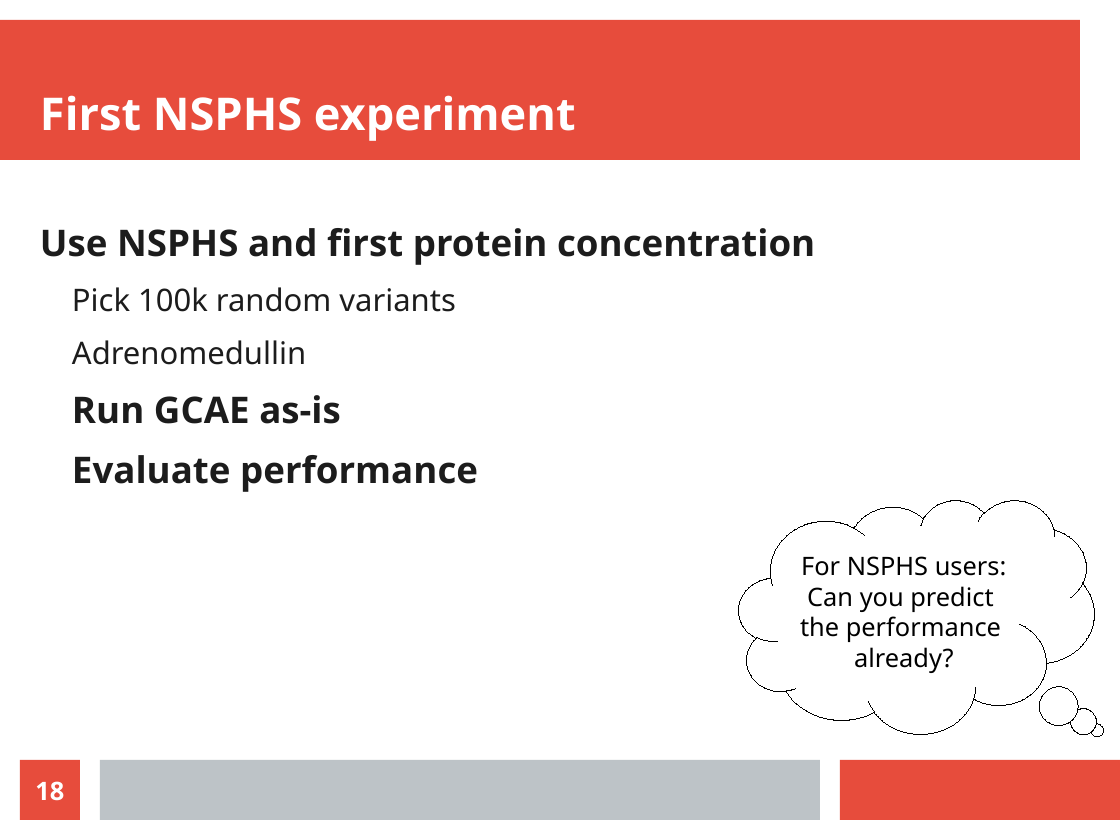
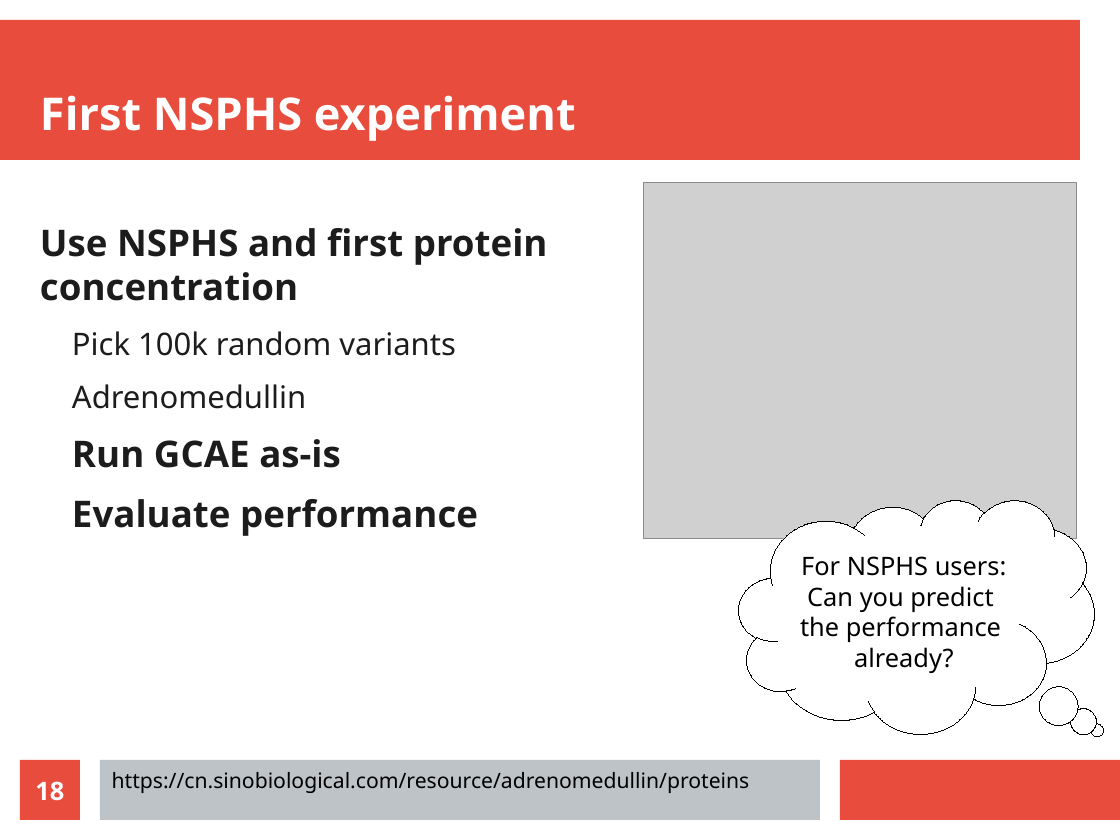
Before and after one commit to richelbilderbeek/science_presentation_20220305, a slide deck: slide 18 of science_presentation_20220305.odp. Drawn at 1120x840 pixels with LibreOffice and Linux fonts; fonts in the diff are those of the drawing; grey boxes stand for pictures. Boxes give left, top, right and bottom in pixels: in the first picture for what was removed or moved away, otherwise in the second. Text is boxed around its words. In the diff, an @@ line names an element or a change of style, - is before the commit and + after.

```diff
--- a/science_presentation_20220305.odp
+++ b/science_presentation_20220305.odp
@@ picture added at (643, 183, 1077, 539) @@
@@ text "Use NSPHS and first protein ..." rewrapped from (40, 228, 815, 492) to (40, 228, 548, 536) @@
@@ text added at (112, 772, 750, 793), 15 pt, text #000000 @@
+https://cn.sinobiological.com/resource/adrenomedullin/proteins
```
Also in this commit, not shown: 9 other slides changed, 13 slides added, 2 slides removed, 6 other files.
